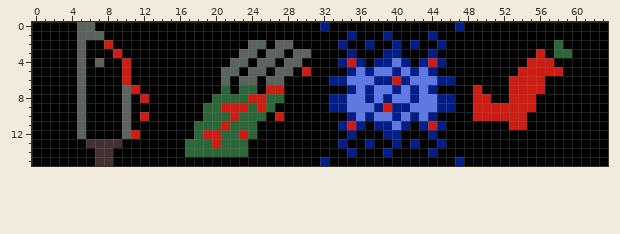
One commit to this pixel-art sprite: penguin29/rpg/items.png. This is how it looked before the edit.
The file is 64x16 pixels.
And afterwards:
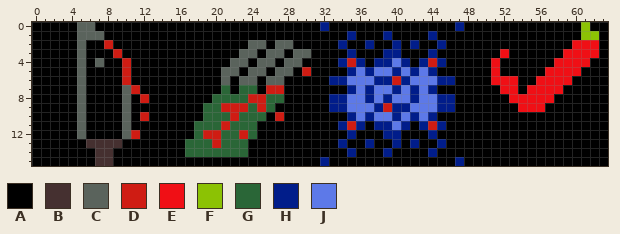
Palette (. is transparent): A #000000  B #453030  C #5a635c  D #cf1c13  E #f00f15  F #8cc204  G #2a6637  H #011d8a  J #5d79e8
Difference:
y 0: x 61 A -> F
y 1: x 61..62 AA -> FF
y 2: x 58 G -> A; x 60..62 AAA -> EEE
y 3: x 52 A -> E; x 56 D -> A; x 58..62 GGAAA -> AEEEE
y 4: x 51 A -> E; x 55..61 DDDAAAA -> AAAEEEE
y 5: x 51 A -> E; x 54..60 DDDDDAA -> AAAEEEE
y 6: x 51..59 AADDDDAAA -> EEEAAEEEE
y 7: x 49 D -> A; x 52..58 ADDDDAA -> EEAEEEE
y 8: x 49..50 DD -> AA; x 53..57 DDDAA -> EEEEE
y 9: x 49..56 DDDDDDDA -> AAAAAEEE
y 10: x 49..54 DDDDDD -> AAAAAA
y 11: x 53..54 DD -> AA
Boxes around the changes in both pictures, in picture pixels (x1, y1, x2, y2):
changed: (473, 22, 599, 130)
